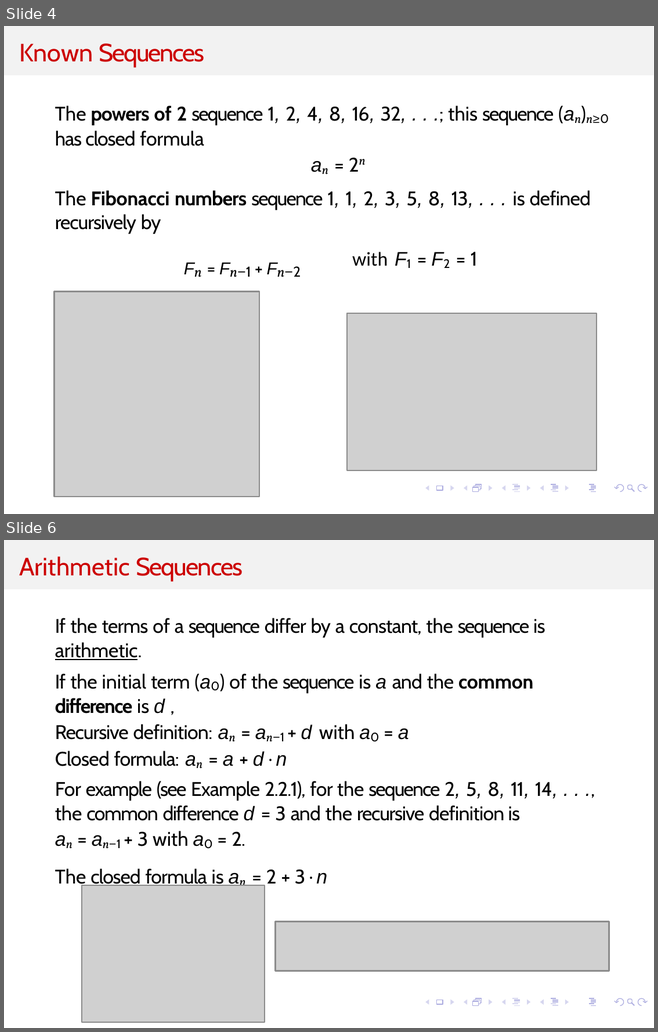
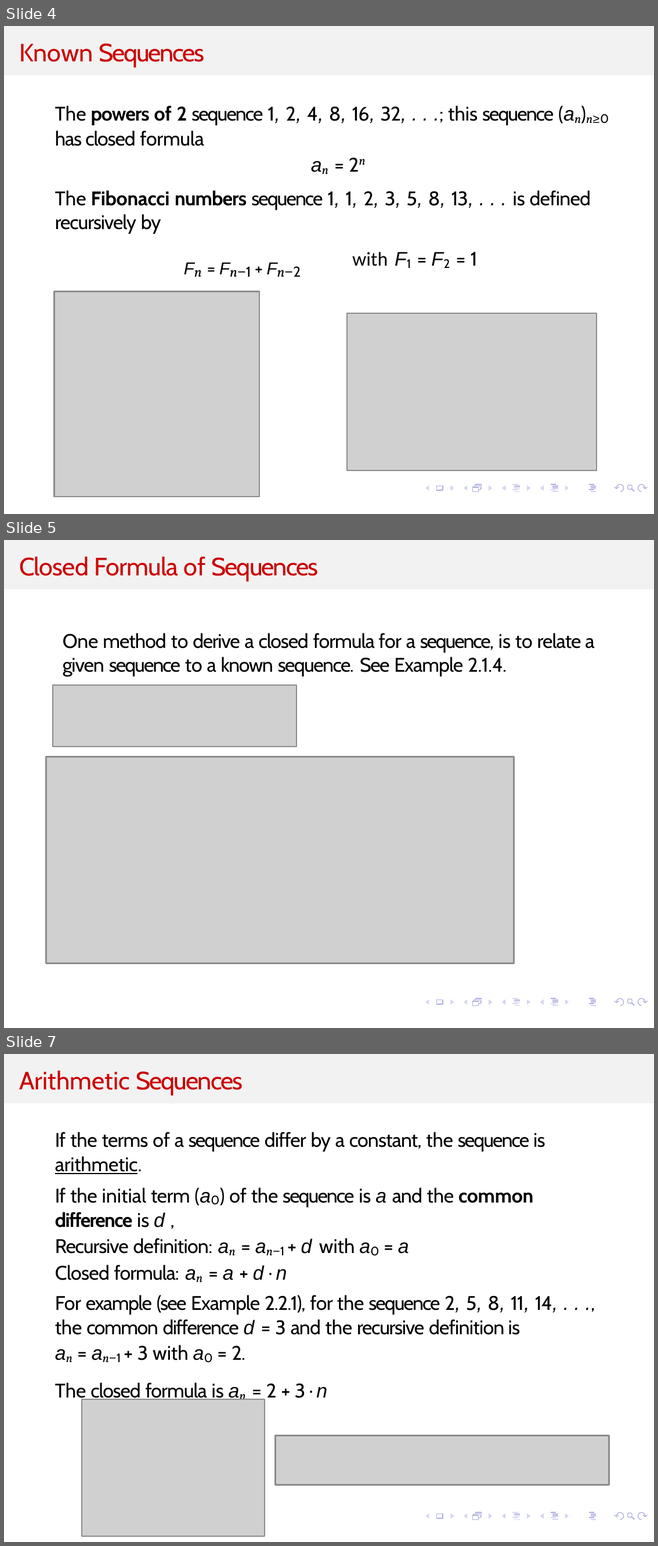
Before and after one commit to kevinsuo/kevinsuo.github.io, a slide deck: teaching/2026Summer/5070/Slides/4.pptx. Shown one above the other, each under a label of ours: slides 4 and 6 before the commit, slides 4, 5 and 7 after it; the slides between them are not shown. The pictures are 658x1032 and 658x1546 pixels, drawn with LibreOffice and Linux fonts; fonts in the diff are those of the drawing; grey boxes stand for pictures; background and template pictures are left out. Boxes give left, top, right and bottom in pixels: in the first picture for what was removed or moved away, otherwise in the second. Text is boxed around its words. In the diff, an @@ line names an element or a change of style, - is before the commit and + after.

```diff
--- a/teaching/2026Summer/5070/Slides/4.pptx
+++ b/teaching/2026Summer/5070/Slides/4.pptx
@@ slide 5 added at <box>4,540,654,1028</box>, background #FFFFFF; not listed: 15 template elements that a slide beside it also shows @@
@@ freeform shape added at <box>4,540,654,589</box>, fill #F2F2F2 @@
@@ title added at <box>19,556,318,582</box>, 14 pt, text #CC0000 @@
+Closed Formula of Sequences
@@ text added at <box>63,633,594,676</box>, 11 pt, text #000000 @@
+One method to derive a closed formula for a sequence, is to relate a given sequence to a known sequence. See Example 2.1.4.
@@ picture added at <box>53,686,296,748</box> @@
@@ picture added at <box>46,756,514,963</box> @@
@@ what was slide 6 is now slide 7 @@
```
Also in this commit, not shown: 6 slides changed, 2 other slides added, 2 other files.
